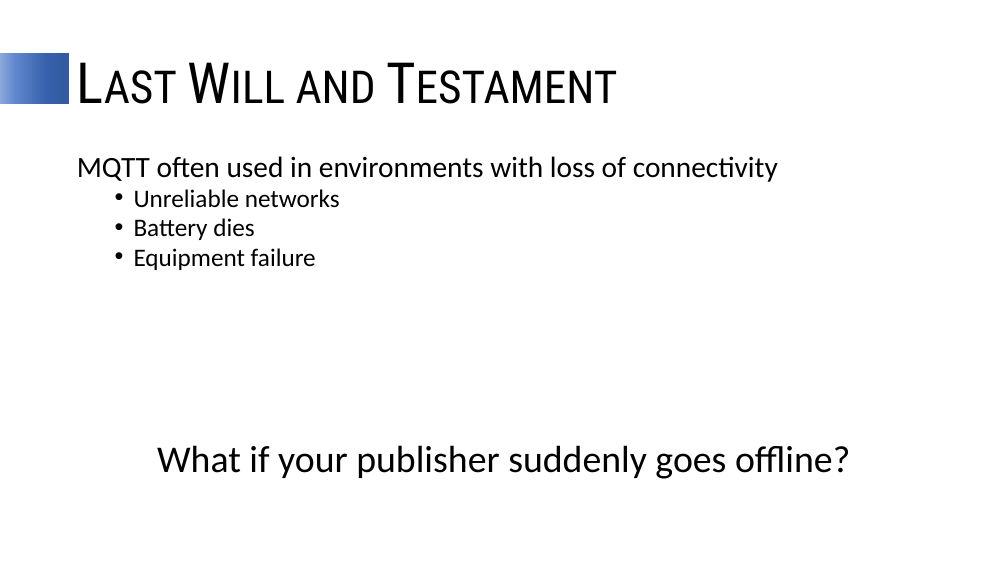
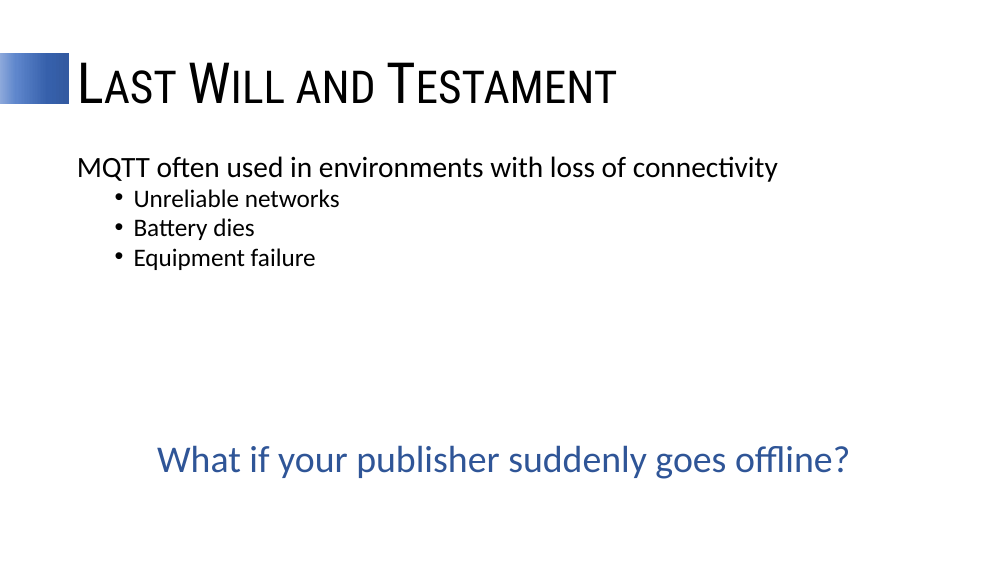
Before and after one commit to jfollas/mqttdemo, a slide deck: slide 25 of LightweightPubSub.pptx (slide 24 before the commit). Drawn at 1008x567 pixels with LibreOffice and Linux fonts; fonts in the diff are those of the drawing. Boxes give left, top, right and bottom in pixels: in the first picture for what was removed or moved away, otherwise in the second. Text is boxed around its words. In the diff, an @@ line names an element or a change of style, - is before the commit and + after.

```diff
--- a/LightweightPubSub.pptx
+++ b/LightweightPubSub.pptx
@@ text at <box>157,445,850,479</box>: text colour #000000 to #2F5597 in "What if your publisher suddenly goes offline?" @@
```
Also in this commit, not shown: 1 other slide changed, 1 slide added.
